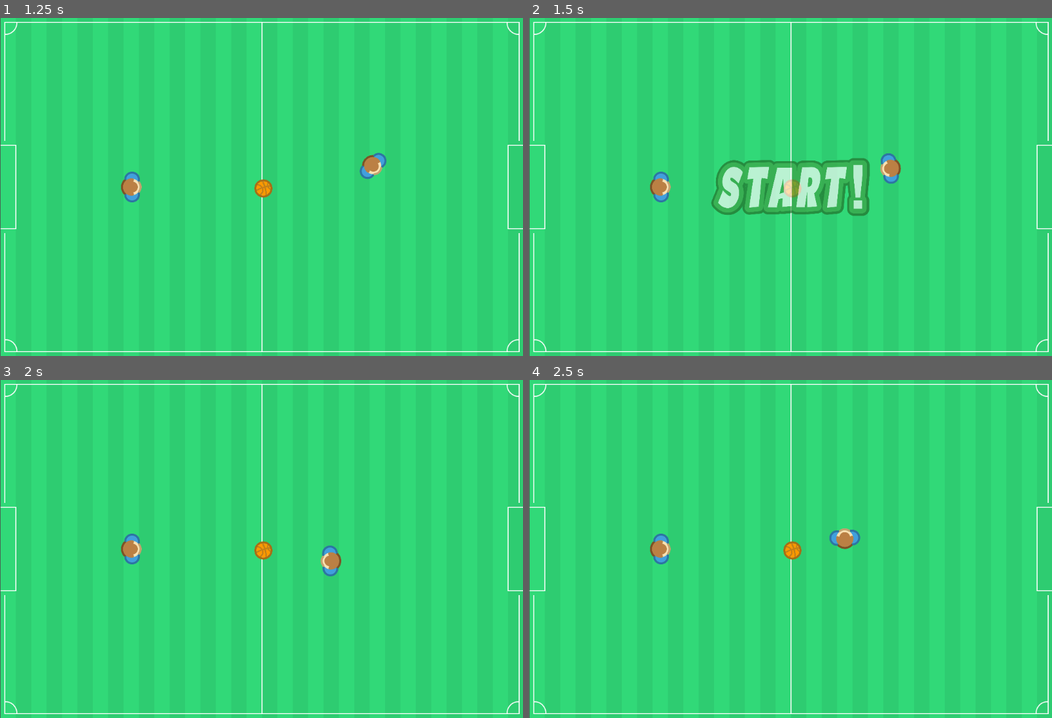
Above: before the commit, frames 1-4 (two rows, left to right).
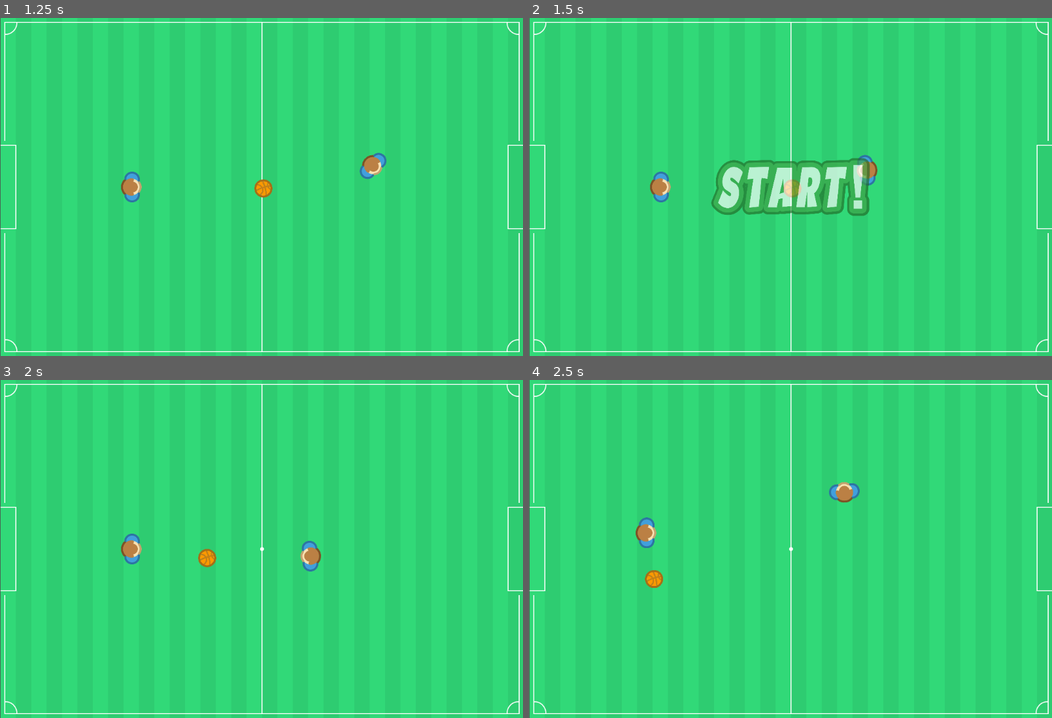
Above: after the commit, the same moments.

Repository: TheVulcoreTeam/SoccerFight
Game: Godot game, scene res://Game/Game.tscn
Two runs of this game, one before a commit and one after it. Both use one fixed random seed, a clock stepped at 60 frames per second and the inputs below. This scene is started directly instead of the project's main scene.
Inputs (mouse positions are in pixels of both pictures, inside the frame that each line leads up to):
- Up to frame 1 (1.25 s): move the mouse to (376, 170) at 0.52 s; press the mouse at (376, 170) at 0.53 s
- Up to frame 2 (1.5 s): move the mouse to (685, 203) at 1.27 s; release the mouse at (685, 203) at 1.28 s; click (685, 203) at 1.35 s
- Up to frame 3 (2 s): no input
- Up to frame 4 (2.5 s): move the mouse to (842, 474) at 2.02 s; press the mouse at (842, 474) at 2.03 s

Frame 1 is identical in both runs. In frame 2, 0.5% of the frame differs, in the area x 62-72%, y 40-50%; in frame 3, 0.9%; in frame 4, 1.4%, in the area x 20-64%, y 30-62%.

Commit message:
cosas

Diff:
--- a/Game/Actors/Ball/Ball.gd
+++ b/Game/Actors/Ball/Ball.gd
@@ -17,14 +17,16 @@
 func _integrate_forces(state):
 	current_position = state.get_transform().origin
 	current_linear_velocity = state.get_linear_velocity()
-	if remote_data != null :
-		var t = Transform2D()
-		t.origin.x = int(remote_data["position"][0])
-		t.origin.y = int(remote_data["position"][1])
-		state.set_transform(t)
 
-		remote_velocity.x = int(remote_data["velocity"][0])
-		remote_velocity.y = int(remote_data["velocity"][1])
-		state.set_linear_velocity(remote_velocity)
+	if Main.side:
+		if remote_data != null :
+			var t = Transform2D()
+			t.origin.x = int(remote_data["position"][0])
+			t.origin.y = int(remote_data["position"][1])
+			state.set_transform(t)
 
-		remote_data = null
+			remote_velocity.x = int(remote_data["velocity"][0])
+			remote_velocity.y = int(remote_data["velocity"][1])
+			state.set_linear_velocity(remote_velocity)
+
+			remote_data = null
--- a/Game/Actors/Ball/Ball.tscn
+++ b/Game/Actors/Ball/Ball.tscn
@@ -21,10 +21,10 @@
 [ext_resource path="res://Game/Actors/Ball/ball_basket2.png" type="Texture" id=19]
 [ext_resource path="res://Game/Actors/Ball/Ball.gd" type="Script" id=20]
 
-[sub_resource type="PhysicsMaterial" id=4]
-bounce = 0.36
+[sub_resource type="PhysicsMaterial" id=1]
+bounce = 1.0
 
-[sub_resource type="SpriteFrames" id=1]
+[sub_resource type="SpriteFrames" id=2]
 animations = [ {
 "frames": [ ExtResource( 17 ), ExtResource( 19 ), ExtResource( 3 ), ExtResource( 5 ), ExtResource( 13 ), ExtResource( 1 …(246 unchanged characters)…
 "loop": true,
@@ -32,11 +32,10 @@
 "speed": 5.0
 } ]
 
-[sub_resource type="CircleShape2D" id=2]
+[sub_resource type="CircleShape2D" id=3]
 radius = 18.7813
 
-[sub_resource type="Animation" id=3]
-resource_name = "Dead"
+[sub_resource type="Animation" id=4]
 length = 0.6
 tracks/0/type = "value"
 tracks/0/path = NodePath("Sprite:scale")
@@ -66,18 +65,18 @@
 [node name="Ball" type="RigidBody2D"]
 collision_layer = 3
 collision_mask = 3
-physics_material_override = SubResource( 4 )
+physics_material_override = SubResource( 1 )
 script = ExtResource( 20 )
 
 [node name="Sprite" type="AnimatedSprite" parent="."]
 scale = Vector2( 0.4, 0.4 )
-frames = SubResource( 1 )
+frames = SubResource( 2 )
 animation = "Ball"
 
 [node name="Collision" type="CollisionShape2D" parent="."]
-shape = SubResource( 2 )
+shape = SubResource( 3 )
 
 [node name="Anim" type="AnimationPlayer" parent="."]
-anims/Dead = SubResource( 3 )
+anims/Dead = SubResource( 4 )
 
 [connection signal="animation_finished" from="Anim" to="." method="_on_Anim_animation_finished"]
--- a/Game/Actors/Player/Player.gd
+++ b/Game/Actors/Player/Player.gd
@@ -1,7 +1,7 @@
 extends RigidBody2D
 
 
-const MAX_IMPULSE = 70
+const MAX_IMPULSE = 300
 
 var impulse = Vector2.ZERO
 var mouse_position = Vector2.ZERO
